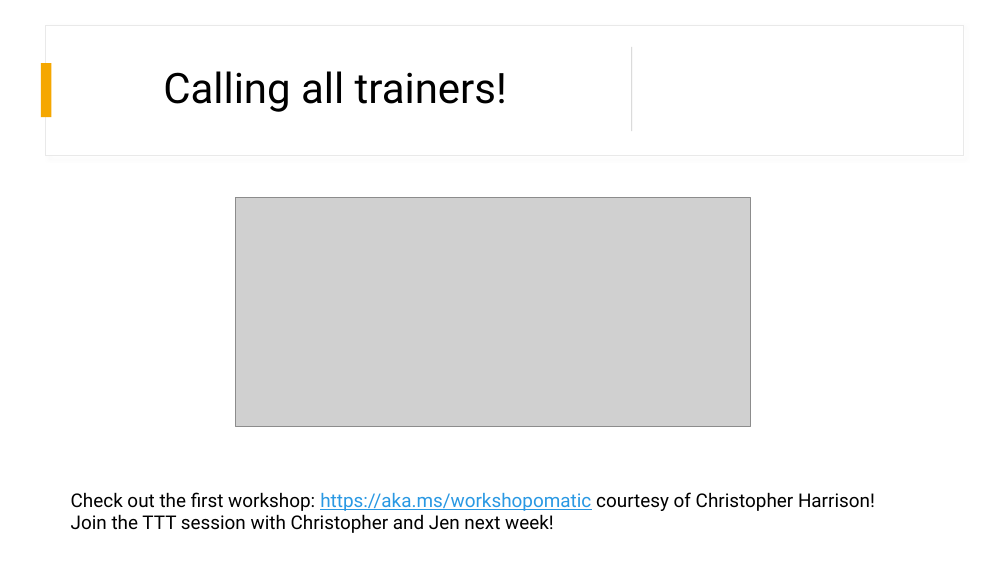
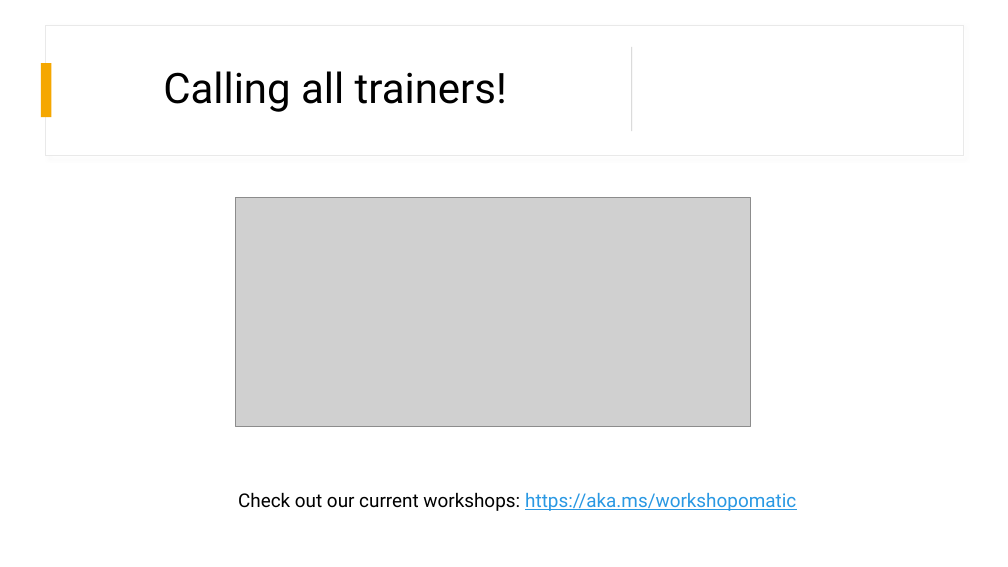
Before and after one commit to microsoft/workshop-template, a slide deck: slide 9 of presentation.pptx. Drawn at 1008x567 pixels with LibreOffice and Linux fonts; fonts in the diff are those of the drawing; grey boxes stand for pictures. Boxes give left, top, right and bottom in pixels: in the first picture for what was removed or moved away, otherwise in the second. Text is boxed around its words. In the diff, an @@ line names an element or a change of style, - is before the commit and + after.

```diff
--- a/presentation.pptx
+++ b/presentation.pptx
@@ text at (x1=238, y1=492, x2=796, y2=511): text changed; text colour #000000 to #2998E3 @@
-Check out the first workshop: https://aka.ms/workshopomatic courtesy of Christopher Harrison!
-Join the TTT session with Christopher and Jen next week!
+Check out our current workshops: https://aka.ms/workshopomatic
```
Also in this commit, not shown: 3 other slides changed.
